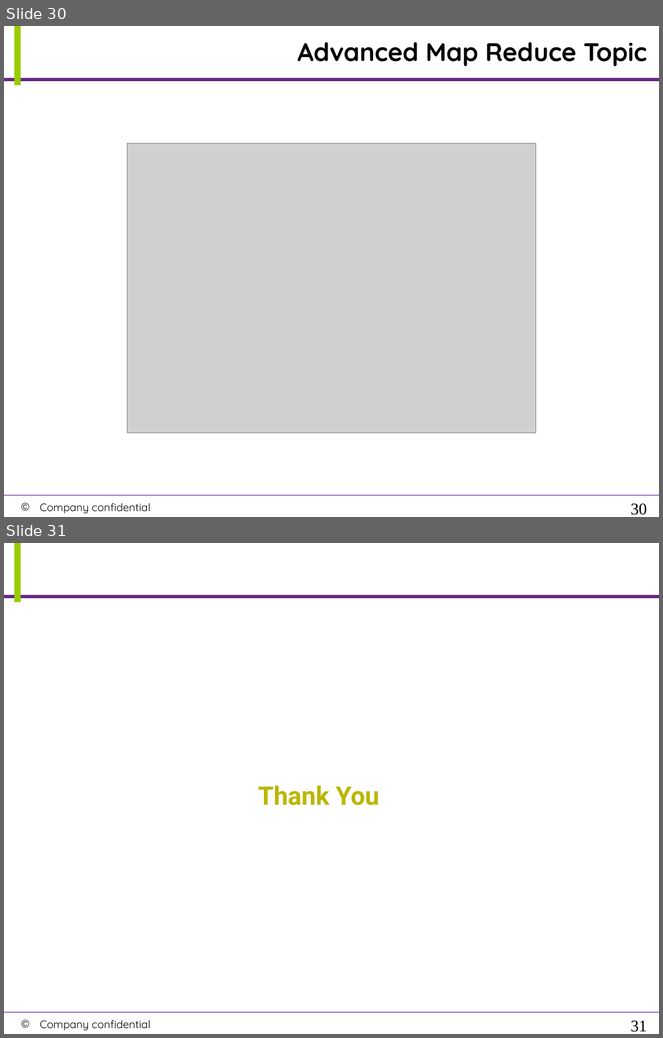
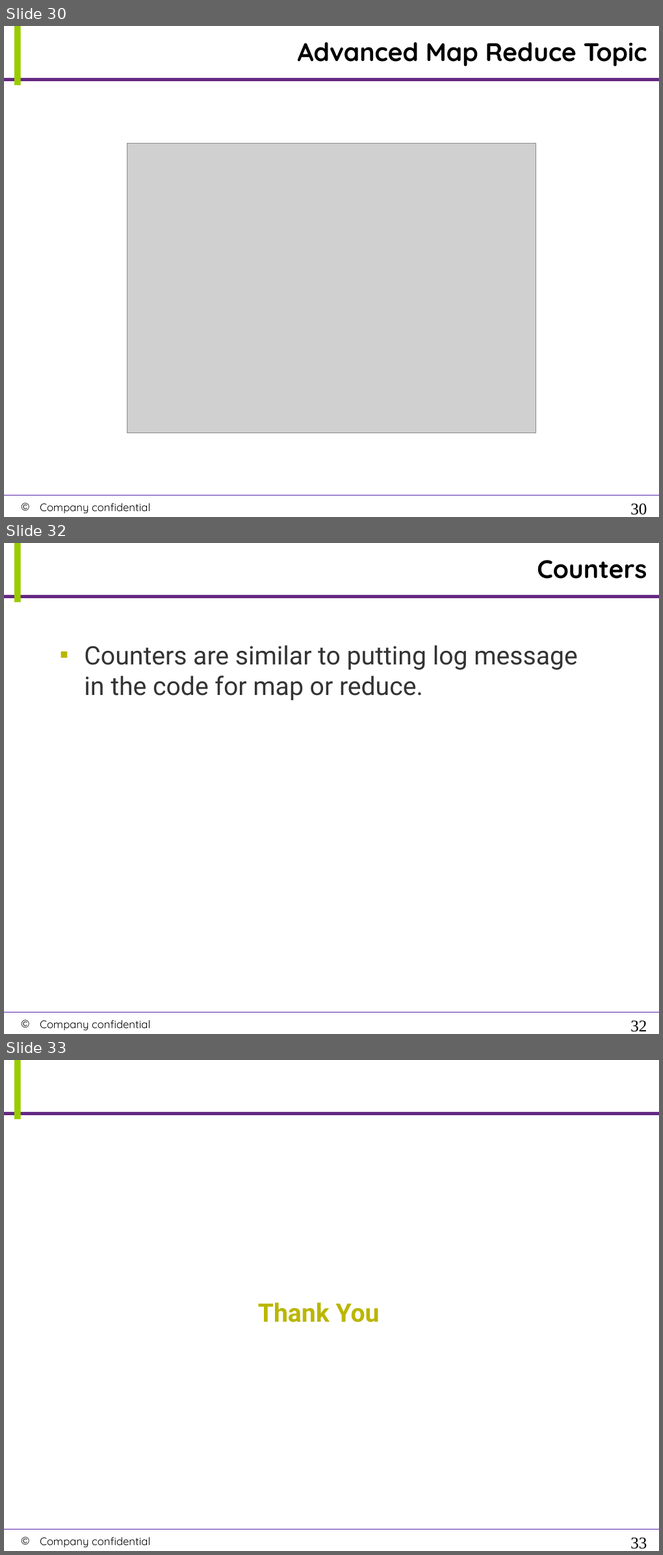
Before and after one commit to ketankk/BDppt, a slide deck: ppt/MapReduce.pptx. Shown one above the other, each under a label of ours: slides 30 and 31 before the commit, slides 30, 32 and 33 after it; the slides between them are not shown. The pictures are 663x1038 and 663x1555 pixels, drawn with LibreOffice and Linux fonts; fonts in the diff are those of the drawing; grey boxes stand for pictures; background and template pictures are left out. Boxes give left, top, right and bottom in pixels: in the first picture for what was removed or moved away, otherwise in the second. Text is boxed around its words. In the diff, an @@ line names an element or a change of style, - is before the commit and + after.

```diff
--- a/ppt/MapReduce.pptx
+++ b/ppt/MapReduce.pptx
@@ slide 32 added at <box>4,543,659,1034</box>, background #FFFFFF; not listed: 4 template elements that a slide beside it also shows @@
@@ title added at <box>537,560,647,579</box>, 28 pt, text #000000, bold @@
+Counters
@@ text added at <box>84,645,578,700</box>, 28 pt, text #333333 @@
+▪ Counters are similar to putting log message in the code for map or reduce.
@@ page number added at <box>631,1021,647,1032</box>, 18 pt, text #000000 @@
+32
@@ what was slide 31 is now slide 33 @@
@@ page number at <box>631,1538,647,1549</box>: text changed @@
-31
+33
```
Also in this commit, not shown: 1 other slide added, 3 other files.
